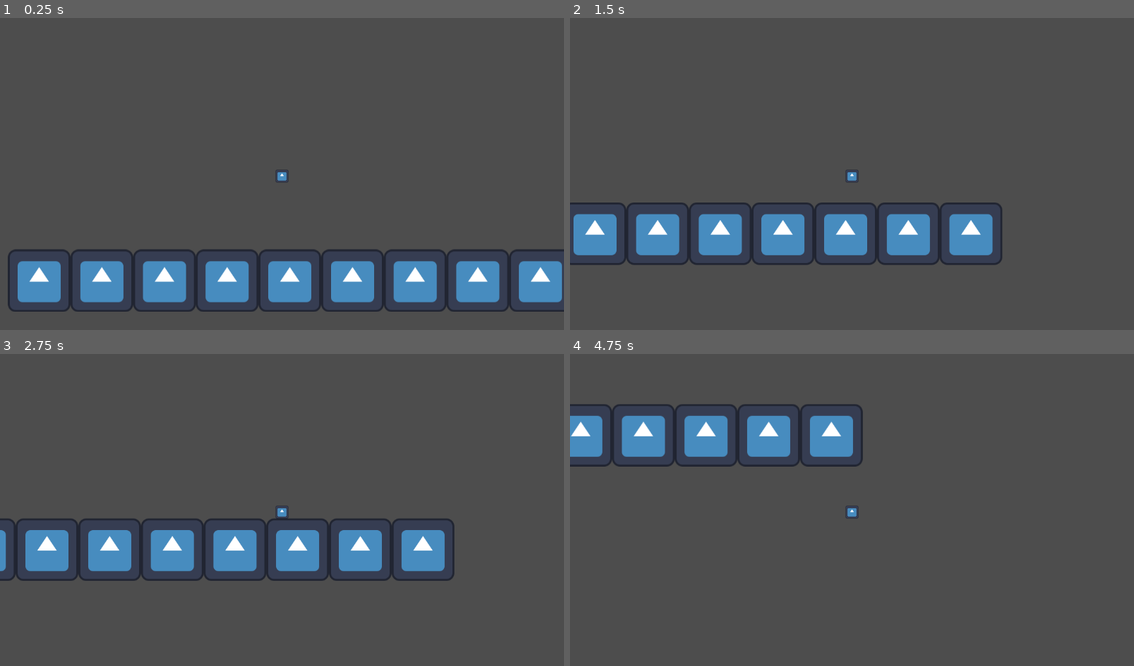
Above: before the commit, frames 1-4 (two rows, left to right).
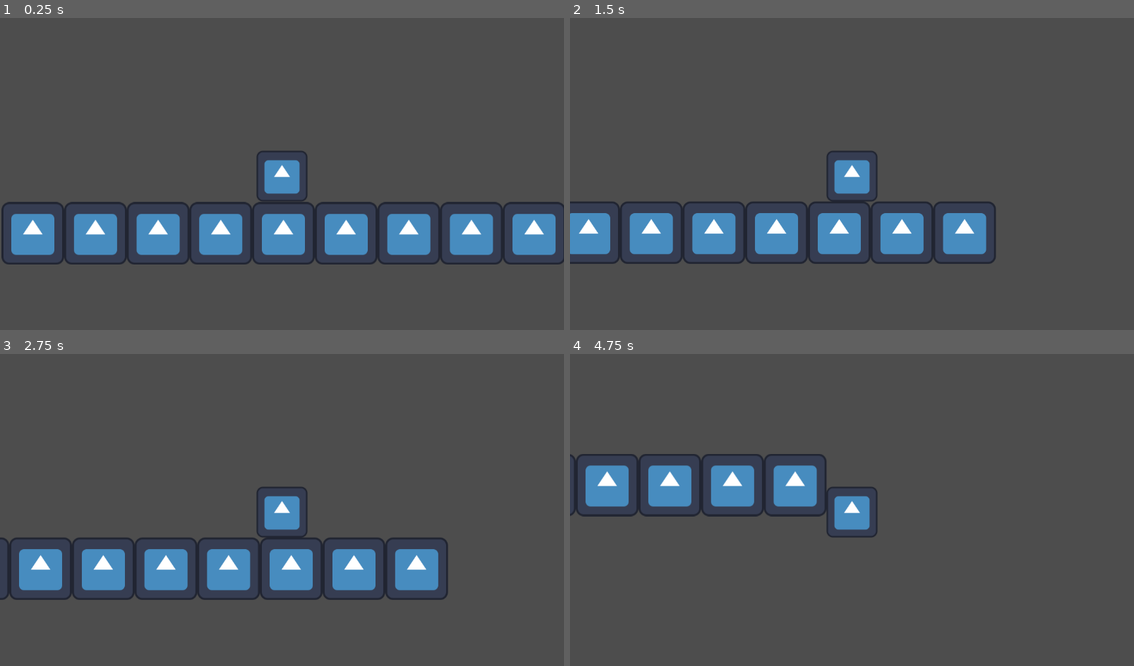
Above: after the commit, the same moments.

Repository: C10lego/plz-help-me
Game: Godot game, scene res://Character.tscn
The game is run twice, just before and just after one commit, with the same random seed, the same clock (stepped at 60 frames per second) and the same inputs. The engine's default icon, where the game draws it, is replaced by a stand-in: a white triangle on a blue panel in a dark square.
Inputs:
- Up to frame 1 (0.25 s): no input
- Up to frame 2 (1.5 s): tap Enter (ui_accept) at 0.5, 0.77 s; hold D (Right) from 0.53 s (still down)
- Up to frame 3 (2.75 s): tap Enter (ui_accept) at 1.52 s; release D (Right) at 2.03 s; hold A (Left) from 2.03 s (still down)
- Up to frame 4 (4.75 s): release A (Left) at 2.78 s; hold D (Right) 2.78-4.28 s; tap Enter (ui_accept) at 3.02, 3.77, 4.52 s; hold A (Left) from 4.28 s (still down)

The runs differ from the first frame. In frame 1, 23% of the frame differs, in the area x 0-100%, y 42-95%; in frame 2, 6.5%; in frame 3, 12%; in frame 4, 12%.

Commit message:
Messed around

Diff:
--- a/Character.tscn
+++ b/Character.tscn
@@ -88,7 +88,8 @@
 layer_0/tile_data = PackedInt32Array(262144, 1, 0, 262145, 1, 0, 262146, 1, 0, 262147, 1, 0, 262148, 1, 0, 262149, 1, 0, 262150, 1, 0, 262151, 1, 0, 262152, 1, 0)
 
 [node name="CharacterBody2D" type="CharacterBody2D" parent="."]
-position = Vector2(560, 333)
+position = Vector2(573, 430)
+scale = Vector2(4, 4)
 collision_mask = 2
 script = ExtResource("2_gfdul")
 metadata/_edit_group_ = true
@@ -101,3 +102,4 @@
 shape = SubResource("RectangleShape2D_wob1b")
 
 [node name="Camera2D" type="Camera2D" parent="CharacterBody2D"]
+scale = Vector2(1.06299, 1.05882)
--- a/character_body_2d.gd
+++ b/character_body_2d.gd
@@ -1,7 +1,7 @@
 extends CharacterBody2D
 
 
-const SPEED = 300.0
+const SPEED = 300
 const JUMP_VELOCITY = -400.0
 
 
